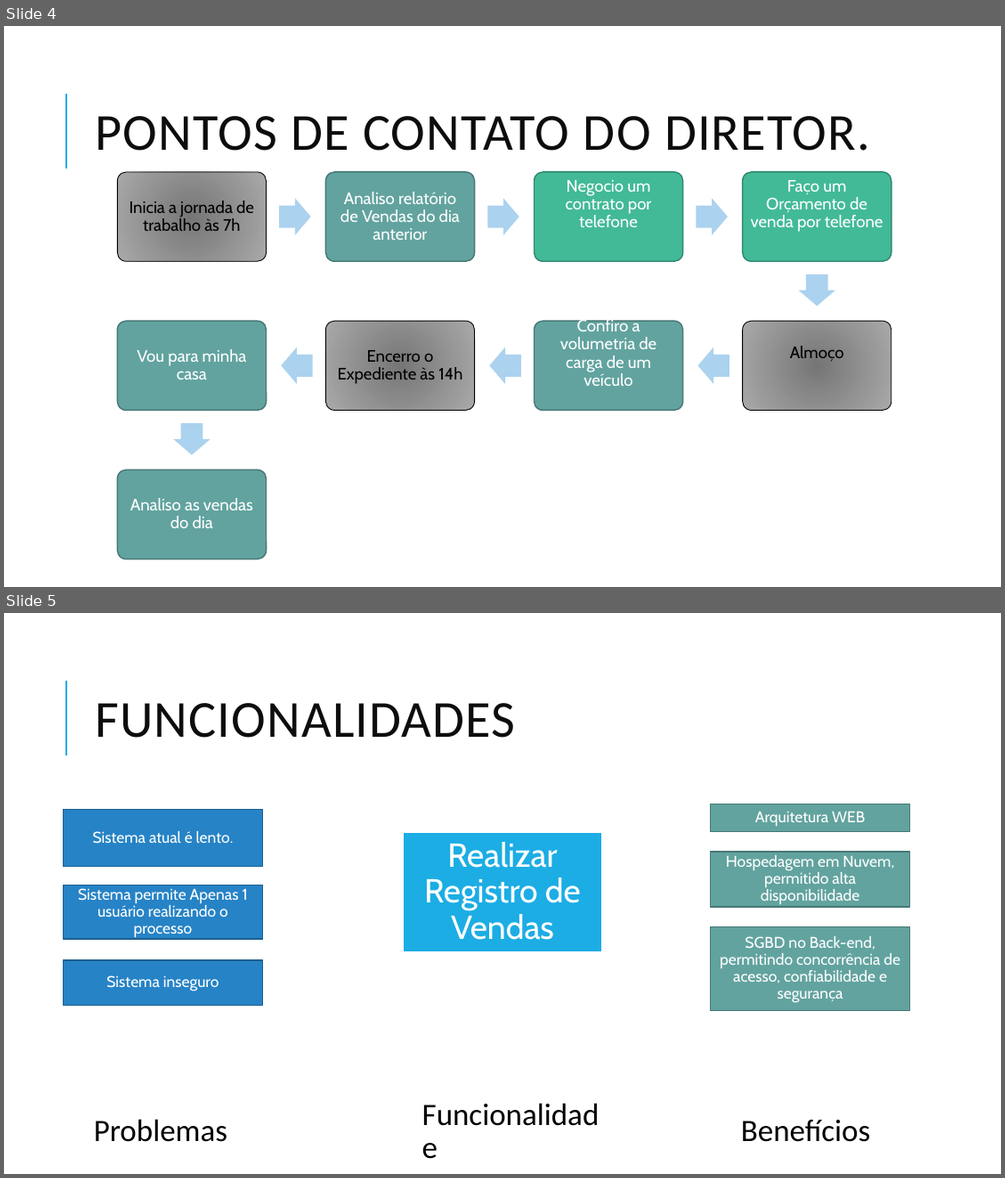
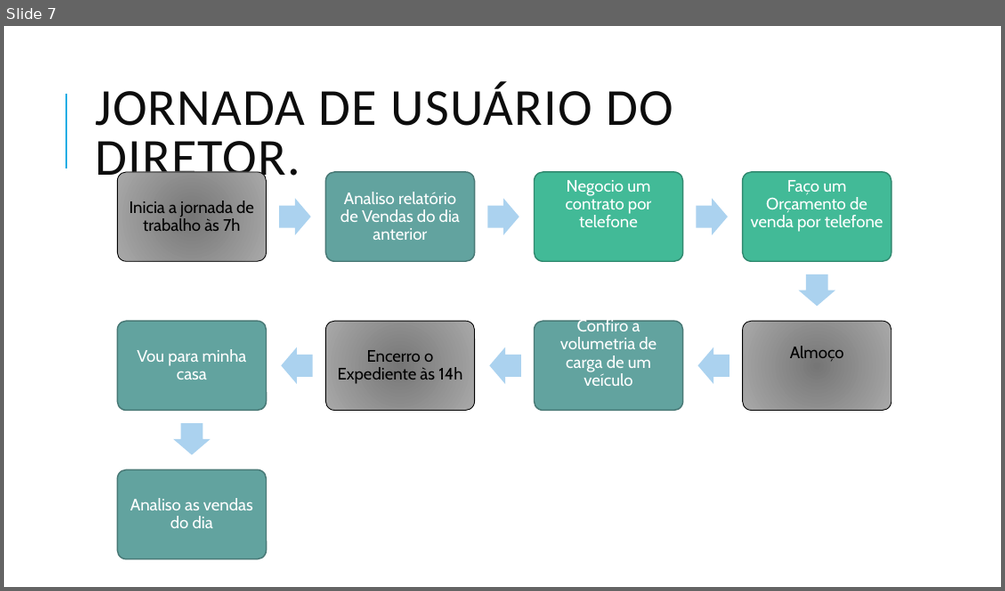
Before and after one commit to allancac/TCC_Desenvolvimento_Web_Full_Stack_2021, a slide deck: PBB – Product Baklog Building.pptx. Shown one above the other, each under a label of ours: slides 4 and 5 before the commit, slide 7 after it. The pictures are 1005x1178 and 1005x591 pixels, drawn with LibreOffice and Linux fonts; fonts in the diff are those of the drawing. Boxes give left, top, right and bottom in pixels: in the first picture for what was removed or moved away, otherwise in the second. Text is boxed around its words. In the diff, an @@ line names an element or a change of style, - is before the commit and + after.

```diff
--- a/PBB – Product Baklog Building.pptx
+++ b/PBB – Product Baklog Building.pptx
@@ slide 5 removed at <box>4,613,1001,1174</box>, background #FFFFFF; not listed: 1 template element that a slide beside it also shows @@
@@ title removed at <box>95,703,515,738</box> @@
-FUNCIONALIDADES
@@ rectangle removed at <box>403,833,602,952</box> @@
@@ text removed at <box>424,842,581,940</box> @@
-Realizar Registro de Vendas
@@ group removed at <box>711,804,910,1011</box>: 3 rectangles, 3 texts @@
-Arquitetura WEB
-Hospedagem em Nuvem, permitido alta disponibilidade
-SGBD no Back-end, permitindo concorrência de acesso, confiabilidade e segurança
@@ group removed at <box>63,810,263,1005</box>: 3 rectangles, 3 texts @@
-Sistema atual é lento.
-Sistema permite Apenas 1 usuário realizando o processo
-Sistema inseguro
@@ text removed at <box>94,1119,227,1142</box> @@
-Problemas
@@ text removed at <box>414,1099,608,1165</box> @@
-Funcionalidade
@@ text removed at <box>741,1119,870,1142</box> @@
-Benefícios
@@ what was slide 4 is now slide 7 @@
@@ slide 7 changed as well @@
@@ title at <box>95,82,673,187</box>: text changed @@
-PONTOS DE CONTATO DO DIRETOR.
+JORNADA DE USUÁRIO DO DIRETOR.
```
Also in this commit, not shown: 7 other slides changed, 12 slides added, 4 other slides removed, 5 other files.
